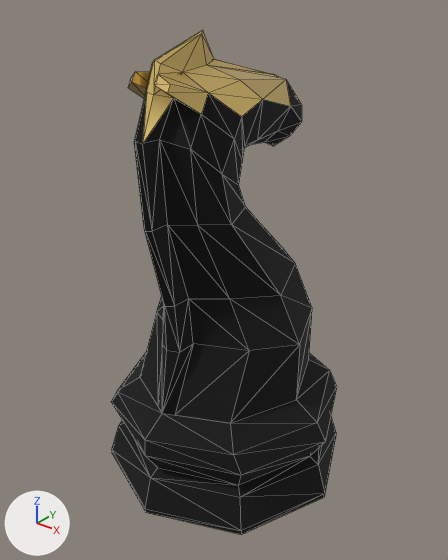
One commit to the glTF model app/src/main/assets/models/gercek5_n_b.glb: the scene before it, then after it.
Camera for both pictures: a camera (50 mm lens) standing at (0.705, -0.889, 0.974) and looking at (0.003, -0.011, 0.43). The axes (+X, +Y, +Z) are drawn at lower left. The lights are the same throughout. The picture after the commit comes second. Mesh edges are drawn as thin lines. Vertices at exactly the same position are counted once.

Objects in the first picture: 'n_b'.
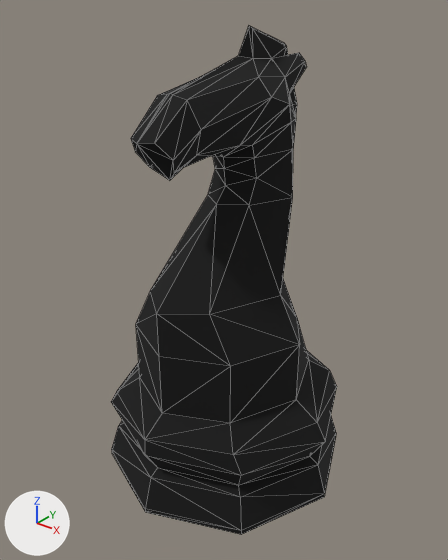
Changed parts and their boxes (x1, y1, x2, y2) in the pictures (448 x 560 px):
'n_b', recoloured, moved
    before: (111, 30, 337, 534)
    after: (111, 26, 337, 534)
part 1 of me_chesspiece_knight_003_cylinder_009_mesh, recoloured
    before: (128, 30, 291, 143)
    after: (132, 26, 306, 142)

The change in detail:
me_chesspiece_knight_003_cylinder_009_mesh has 169 vertices, 332 faces and spans x -0.262..0.262, y -0.262..0.262, z 0.0..0.9.
me_chesspiece_knight_003_cylinder_009_mesh is used by ob_n_b; location (0.0, 0.0, 0.0).
me_chesspiece_knight_003_cylinder_009_mesh part 1: all 69 faces that had it switch from mat_tepe_altin (yellow #ebcb7c) to mat_black_piece (black #000000).
In object 'n_b' (ob_n_b), parent is now set to ob_cevir180.
Object 'cevir180' (ob_cevir180) is new.
Its location is (0.0, 0.0, 0.0).
Its rotation in degrees is (0, 0, 180).
